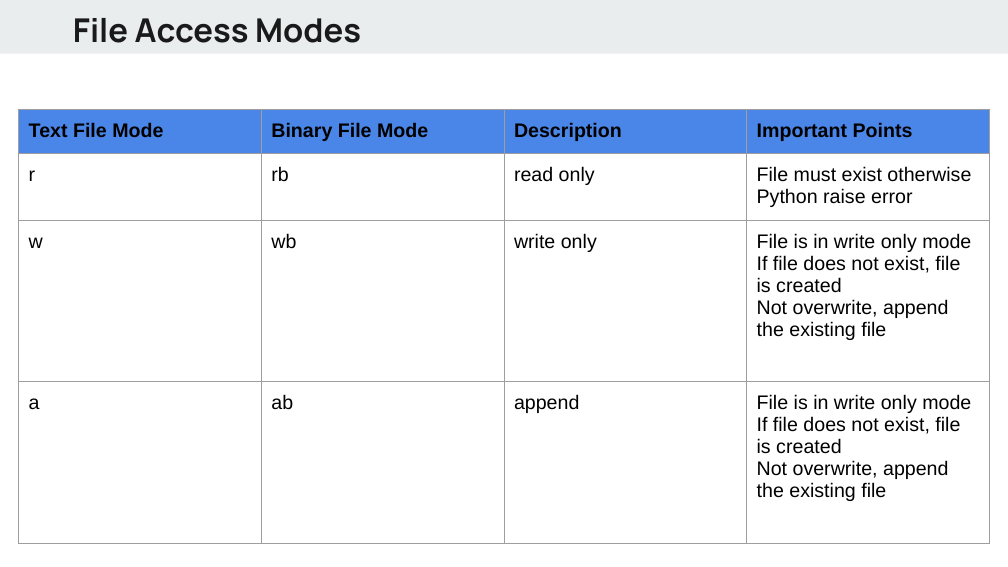
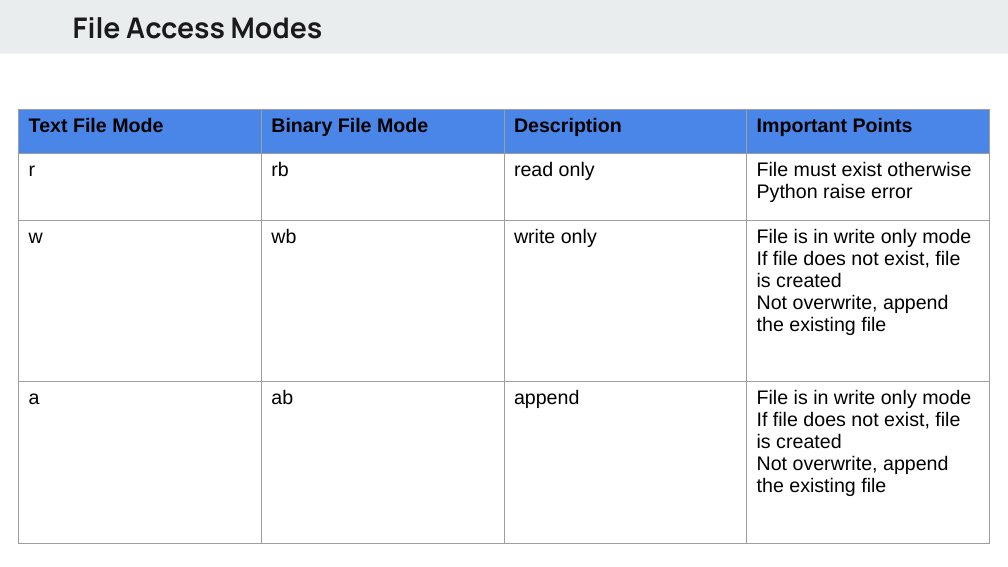
Before and after one commit to MohitBis/Python_Learnings, a slide deck: slide 7 of File Handling.pptx. Drawn at 1008x567 pixels with LibreOffice and Linux fonts; fonts in the diff are those of the drawing. Boxes give left, top, right and bottom in pixels: in the first picture for what was removed or moved away, otherwise in the second. Text is boxed around its words. In the diff, an @@ line names an element or a change of style, - is before the commit and + after.

```diff
--- a/File Handling.pptx
+++ b/File Handling.pptx
@@ text "File Access Modes" at [73, 17, 323, 39]: size 23.4 to 20.3 pt @@
@@ table at [19, 110, 991, 543] @@
@@ borders changed @@
@@ rectangle at [92, 131, 133, 136]: fill #1A9988 to #000000 @@
```
Also in this commit, not shown: 28 other slides changed.
